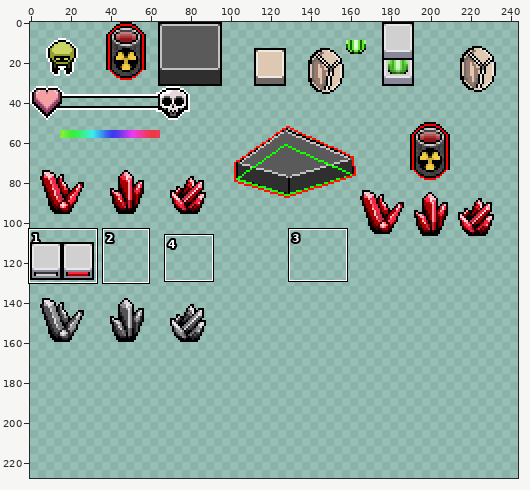
Two versions of one sprite sheet, assets/sprites.png. Above: a wide view before the commit, with the close-up outlined.
Close-up. First the earlier version:
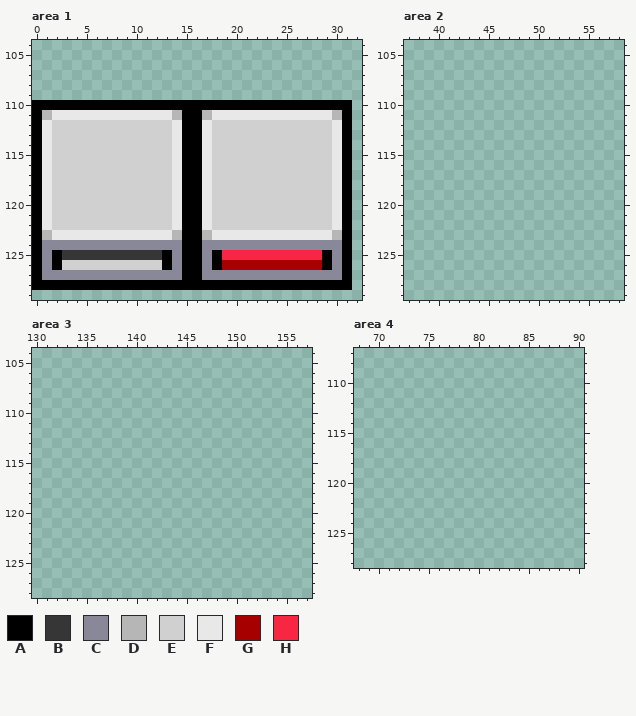
The file is 256x256 pixels. Colours within 5 levels of each other are drawn and written as one. Shown: area 1: x 0..32, y 104..129; area 2: x 37..58, y 104..129; area 3: x 130..157, y 104..128; area 4: x 68..90, y 107..128. The wide view leaves out empty margins. The commit also changed other parts of the picture, which this record leaves out.
Palette (. is transparent): A #000000  B #363636  C #888898  D #b6b6b6  E #d0d0d0  F #e8e8e8  G #a60000  H #f72743
Pixels before, area 1, first column x 0:
110 AAAAAAAAAAAAAAAAAAAAAAAAAAAAAAAA
111 ADFFFFFFFFFFFFDAADFFFFFFFFFFFFDA
112 AFEEEEEEEEEEEEFAAFEEEEEEEEEEEEFA
113 AFEEEEEEEEEEEEFAAFEEEEEEEEEEEEFA
114 AFEEEEEEEEEEEEFAAFEEEEEEEEEEEEFA
115 AFEEEEEEEEEEEEFAAFEEEEEEEEEEEEFA
116 AFEEEEEEEEEEEEFAAFEEEEEEEEEEEEFA
117 AFEEEEEEEEEEEEFAAFEEEEEEEEEEEEFA
118 AFEEEEEEEEEEEEFAAFEEEEEEEEEEEEFA
119 AFEEEEEEEEEEEEFAAFEEEEEEEEEEEEFA
120 AFEEEEEEEEEEEEFAAFEEEEEEEEEEEEFA
121 AFEEEEEEEEEEEEFAAFEEEEEEEEEEEEFA
122 AFEEEEEEEEEEEEFAAFEEEEEEEEEEEEFA
123 ADFFFFFFFFFFFFDAADFFFFFFFFFFFFDA
124 ACCCCCCCCCCCCCCAACCCCCCCCCCCCCCA
125 ACABBBBBBBBBBACAACAHHHHHHHHHHACA
126 ACAEEEEEEEEEEACAACAGGGGGGGGGGACA
127 ACCCCCCCCCCCCCCAACCCCCCCCCCCCCCA
128 AAAAAAAAAAAAAAAAAAAAAAAAAAAAAAAA
The result:
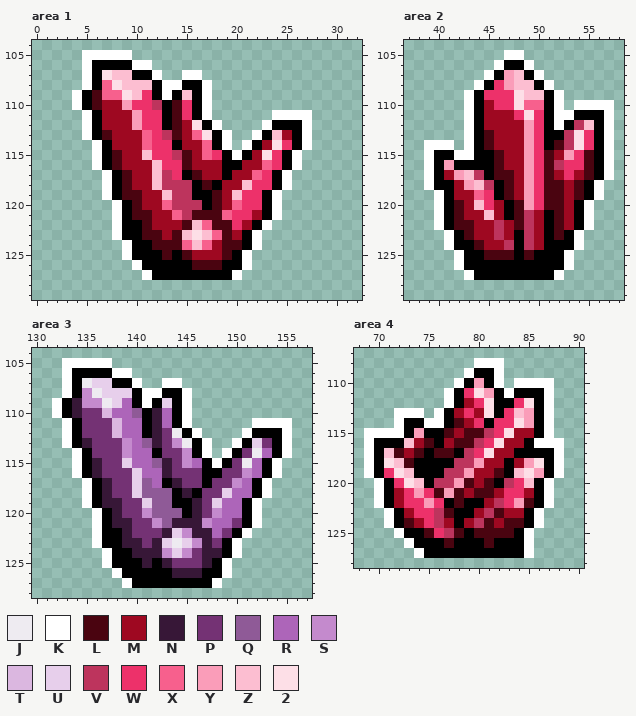
Colours new in this view: J #eeebf1  K #ffffff  L #4a0410  M #9e0821  N #371737  P #743274  Q #8f5a97  R #ad65b9  S #c48acd  T #dbb7e0  U #e7cfeb  V #bd345d  W #ed316a  X #f7608d  Y #fa9db9  Z #fcbed1  2 #fddfe7
The exact change:
Changed rows in their new state; - is an unchanged pixel.
Area 1:
first column x 0:
105 -----KKKKK----------------------
106 -----KAAAAKK--------------------
107 -----KA2ZZAAK--KK---------------
108 -----KAX2ZZZAKKAAK--------------
109 ----KALXX2ZWAKAZAK--------------
110 ....K-LMMYWWV-LW-K..............
111 .....KAMMMYWWALW-K......KKKK....
112 .....KAMMMYWWALM2AK....KAAAK....
113 .....KALMMMXWVLMX2AK..KAZMAK....
114 ......KAMMMXWWAMMXAK.KAM2WAK....
115 ......KALMMZWWVLMXWAKAM2WAK.....
116 ......KALMMMZWWLMMMAAMMXWAK.....
117 .......KALMMZVW-LMMAMMXWAK......
118 .......KALMMZVVV-LAMMZWWAK......
119 .......KALLMMZVV-ALMZWWAK.......
120 ........KALMMXVVVALMXWWAK.......
121 ........KALLMMXVLLLXWWMAK.......
122 ........KAALMMMLZXLLWMAK........
123 ........KAALLMLZ2ZXLMAK.........
124 .........KAALLLXZXMLLAK.........
125 .........KAAALALMMMLAK..........
126 ..........KAA-A-LLLAAK..........
127 ...........KAAA--AAAK...........
128 ................................
Area 2:
first column x 39:
105 --------KK---------
106 -------KAAK--------
107 ------KAYZAK-------
108 -----KAWYZZAK------
109 ----KAWWW2ZZAK-----
110 ----KAMWW2XXAK-KKKK
111 ----KAMMMW2WAKKAAAK
112 ----KAMMMMYWAKAVZAK
113 ----KALMMMYWAAV2WAK
114 KKK-KALMMMYWALV2WAK
115 KAAKKAALMMYWLMYWLAK
116 KAYAAAALMMYWLVWWLAK
117 KAMYZVALLMYWLMWMLAK
118 KAAMYZVALMYWLLMLAK-
119 -KAMMXWALMYWLLMLAK-
120 -KALMZWMALYWLLMAK--
121 -KALMMZMALVMALMAK--
122 -KALLMMVMLVMALMAK--
123 --KALMMVMAVMALAK---
124 --KAALMMVAVMAAAK---
125 ---KAALLLALAAAK----
126 ---KAAAAAAAAAAK----
127 ----KAAAAAAAAK-----
Area 3:
first column x 132:
105 -KKKKK------------------
106 -KAAAAKK----------------
107 -KAJUUAAK--KK-----------
108 -KASJUUUAKKAAK----------
109 KANSSJURAKAUAK----------
110 KANPPTRRQANRAK----------
111 -KAPPPTRRANRAK------KKKK
112 -KAPPPTRRANPJAK----KAAAK
113 -KANPPPSRQNPSJAK--KAUPAK
114 --KAPPPSRRAPPSAK-KAPJRAK
115 --KANPPURRQNPSRAKAPJRAK-
116 --KANPPPURRNPPPAAPPSRAK-
117 ---KANPPUQRANPPAPPSRAK--
118 ---KANPPUQQQANAPPURRAK--
119 ---KANNPPUQQAANPURRAK---
120 ----KANPPSQQQANPSRRAK---
121 ----KANNPPSQNNNSRRPAK---
122 ----KAANPPPNUSNNRPAK----
123 ----KAANNPNUJUSNPAK-----
124 -----KAANNNSUSPNNAK-----
125 -----KAAANANPPPNAK------
126 ------KAAAAANNNAAK------
127 -------KAAAAAAAAK-------
Area 4:
first column x 69:
108 -----------KKK------
109 ----------KAAK------
110 ---------KAYAK-KKKK-
111 --------KAW2YAKAAAK-
112 --------KAMW2AAW2AK-
113 ---KKK-KAMWM2AWZYAK-
114 ---KAAKKALMWAWW2YAK-
115 KKKKAYAALMLLVW2MMAK-
116 KAAAZMLAMLLVW2MMAKKK
117 KAZLMLALLAVW2MMAAAAK
118 KA2ZLAAAAVVYMMAMY2AK
119 KAW2ZAAAVVYMMLAZ2YAK
120 -KAW2ZAVVYLMLAVWZAK-
121 -KAMWYWLYLMLLMWWMAK-
122 -KAMWWYWALAAMVWYLAK-
123 --KAMWWVLAAMVLMMAK--
124 --KALMWVMAMVLMLLAK--
125 ---KAALWVLALLLLAK---
126 ----KAAALAAALAAAK---
127 -----KAAAAAAAAAAK---
